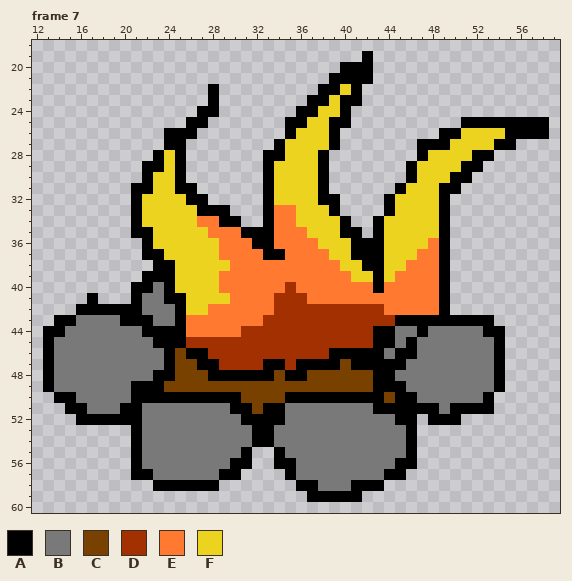
Two versions of one pixel-art file, games/walker/assets/scenery64.ase. The picture above was drawn from the file before the commit.
64x64 pixels, 7 frames. Colours within 5 levels of each other are drawn and written as one. Shown: frame 7: x 12..59, y 18..60. The commit also changed other frames, which this record leaves out.
Palette (. is transparent): A #000000  B #797979  C #794100  D #a23000  E #ff7930  F #ebd320
Pixels before, frame 7, first column x 13:
19 .............................A................
20 ...........................AAA................
21 ..........................AAAA................
22 ...............A.........AAFA.................
23 ...............A........AAFAA.................
24 ..............AA.......AAFFA..................
25 .............AA.......AAFFAA..........AAAAAAAA
26 ...........AAA........AFFFA.........AAFFFFAAAA
27 ...........AA........AFFFFA.......AAAFFFFAA...
28 ..........AFA.......AAFFFA........AFFFFAA.....
29 .........AAFA.......AFFFFA.......AFFFFAA......
30 .........AFFA.......AFFFFA.......AFFFAA.......
31 ........AAFFAA......AFFFFA......AFFFAA........
32 ........AFFFFAA.....AFFFFAA....AFFFFA.........
33 ........AFFFFFAAA...AEEFFFA....AFFFFA.........
34 ........AFFFFFEEAA..AEEFFFFA..AFFFFFA.........
35 ........AAFFFFFEEEAAAEEEFFFAA.AFFFFFA.........
36 .........AFFFFFFEEEAAEEEEFFFAAAFFFFEA.........
37 .........AAFFFFFEEEEAAEEEEFFAAAFFFEEA.........
38 ..........AAFFFFFEEEEEEEEEEFFAAFFEEEA.........
39 .........AAAFFFFEEEEEEEEEEEEFFAFEEEEA.........
40 ........AABAFFFFEEEEEEDEEEEEEEAEEEEEA.........
41 ....A...ABBAAFFFFEEEEDDDEEEEEEEEEEEEA.........
42 ...AAAAAABBBAFFEEEEEEDDDDDDDDDDEEEEEA.........
43 .AABBBBAAABBAEEEEEEEDDDDDDDDDDDDAAAAAAAAA.....
44 AABBBBBBBAAAAEEEEEDDDDDDDDDDDDAABBABBBBBAA....
45 ABBBBBBBBBAAADDDDDDDDDDDDDDDDDAABABBBBBBBA....
46 ABBBBBBBBBBACAADDDDDDDDDDDAAAAABAABBBBBBBA....
47 ABBBBBBBBBBACCAADDDDAADAAAACAAAAABBBBBBBBA....
48 ABBBBBBBBBAACCCAAAAAACAACCCCCCAABBBBBBBBBA....
49 ABBBBBBBAAACCCCCCCCCCCCCCCCCCCAAABBBBBBBBA....
50 .AABBBBBAAAAAAAAAACCCCAAAAAAAAACAABBBBBBA.....
51 ..AABBBAABBBBBBBBAACAABBBBBBBBAAAAAABAAAA.....
52 ...AAAAAABBBBBBBBBAAAABBBBBBBBBBAA.AAA........
53 ........ABBBBBBBBBBAABBBBBBBBBBBBA............
54 ........ABBBBBBBBBBAABBBBBBBBBBBBA............
55 ........ABBBBBBBBBA..ABBBBBBBBBBBA............
56 ........ABBBBBBBBAA..AABBBBBBBBBAA............
57 ........AABBBBBBAA....ABBBBBBBBAA.............
58 ..........AAAAAA.......AABBBAAA...............
59 ........................AAAAA.................
Now the later version:
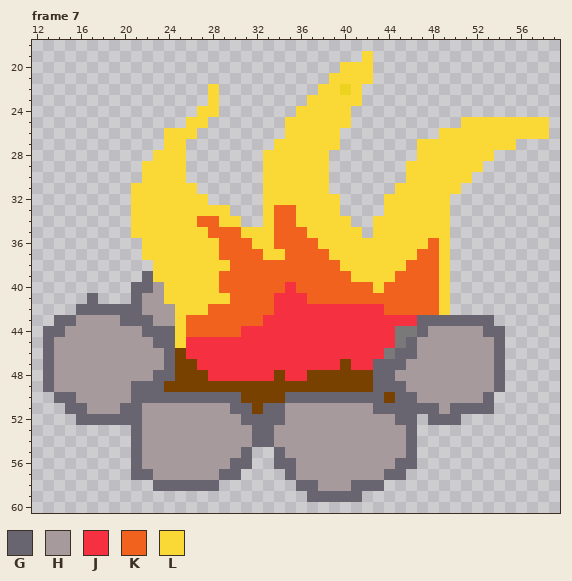
Colours new in this view: G #696570  H #a69a9c  J #f53141  K #f2621f  L #fad937
Change:
Changed rows in their new state; - is an unchanged pixel.
Frame 7:
first column x 13:
19 -----------------------------L----------------
20 ---------------------------LLL----------------
21 --------------------------LLLL----------------
22 ---------------L---------LL-L-----------------
23 ---------------L--------LLLLL-----------------
24 --------------LL-------LLLLL------------------
25 -------------LL-------LLLLLL----------LLLLLLLL
26 -----------LLL--------LLLLL---------LLLLLLLLLL
27 -----------LL--------LLLLLL-------LLLLLLLLL---
28 ----------LLL-------LLLLLL--------LLLLLLL-----
29 ---------LLLL-------LLLLLL-------LLLLLLL------
30 ---------LLLL-------LLLLLL-------LLLLLL-------
31 --------LLLLLL------LLLLLL------LLLLLL--------
32 --------LLLLLLL-----LLLLLLL----LLLLLL---------
33 --------LLLLLLLLL---LKKLLLL----LLLLLL---------
34 --------LLLLLLKKLL--LKKLLLLL--LLLLLLL---------
35 --------LLLLLLLKKKLLLKKKLLLLL-LLLLLLL---------
36 ---------LLLLLLLKKKLLKKKKLLLLLLLLLLKL---------
37 ---------LLLLLLLKKKKLLKKKKLLLLLLLLKKL---------
38 ----------LLLLLLLKKKKKKKKKKLLLLLLKKKL---------
39 ---------GLLLLLLKKKKKKKKKKKKLLLLKKKKL---------
40 --------GGHLLLLLKKKKKKJKKKKKKKLKKKKKL---------
41 ----G---GHHLLLLLLKKKKJJJKKKKKKKKKKKKL---------
42 ---GGGGGGHHHLLLKKKKKKJJJJJJJJJJKKKKKL---------
43 -GGHHHHGGGHHLKKKKKKKJJJJJJJJJJJJJJGGGGGGG-----
44 GGHHHHHHHGGGLKKKKKJJJJJJJJJJJJJJ--GHHHHHGG----
45 GHHHHHHHHHGGLJJJJJJJJJJJJJJJJJJJ-GHHHHHHHG----
46 GHHHHHHHHHHG-JJJJJJJJJJJJJJJJJJ-GGHHHHHHHG----
47 GHHHHHHHHHHG--JJJJJJJJJJJJJ-JJGGGHHHHHHHHG----
48 GHHHHHHHHHGG---JJJJJJ-JJ------GGHHHHHHHHHG----
49 GHHHHHHHGGG-------------------GGGHHHHHHHHG----
50 -GGHHHHHGGGGGGGGGG----GGGGGGGGG-GGHHHHHHG-----
51 --GGHHHGGHHHHHHHHGG-GGHHHHHHHHGGGGGGHGGGG-----
52 ---GGGGGGHHHHHHHHHGGGGHHHHHHHHHHGG-GGG--------
53 --------GHHHHHHHHHHGGHHHHHHHHHHHHG------------
54 --------GHHHHHHHHHHGGHHHHHHHHHHHHG------------
55 --------GHHHHHHHHHG--GHHHHHHHHHHHG------------
56 --------GHHHHHHHHGG--GGHHHHHHHHHGG------------
57 --------GGHHHHHHGG----GHHHHHHHHGG-------------
58 ----------GGGGGG-------GGHHHGGG---------------
59 ------------------------GGGGG-----------------
Boxes around the changes in both pictures, in picture pixels (x1, y1, x2, y2):
changed: (43, 51, 549, 502)
